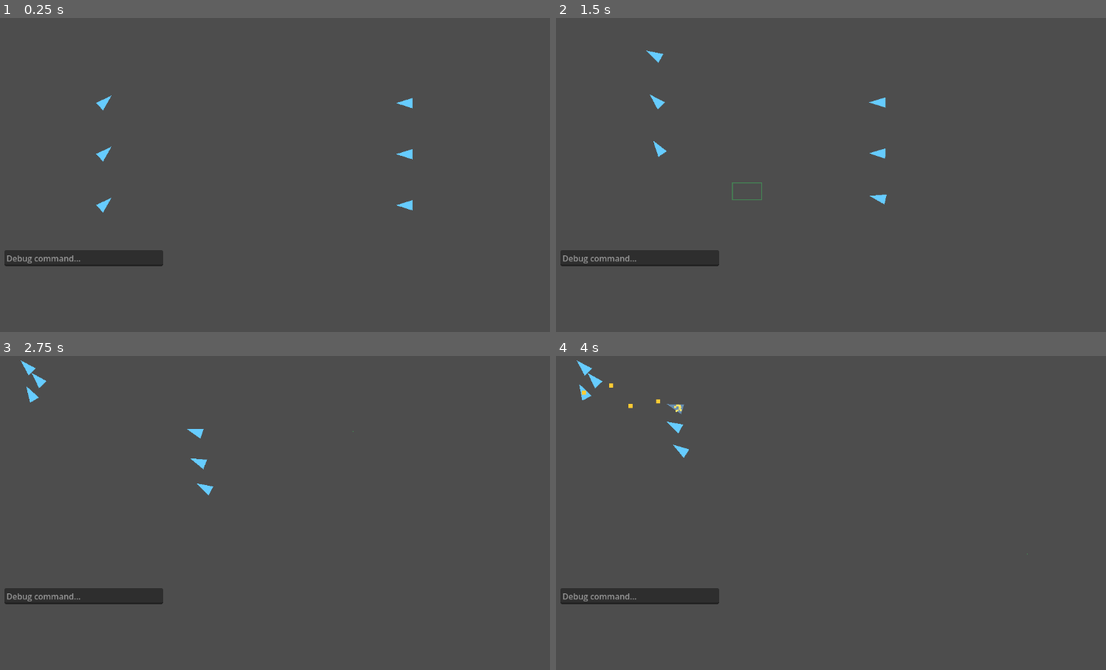
Above: before the commit, frames 1-4 (two rows, left to right).
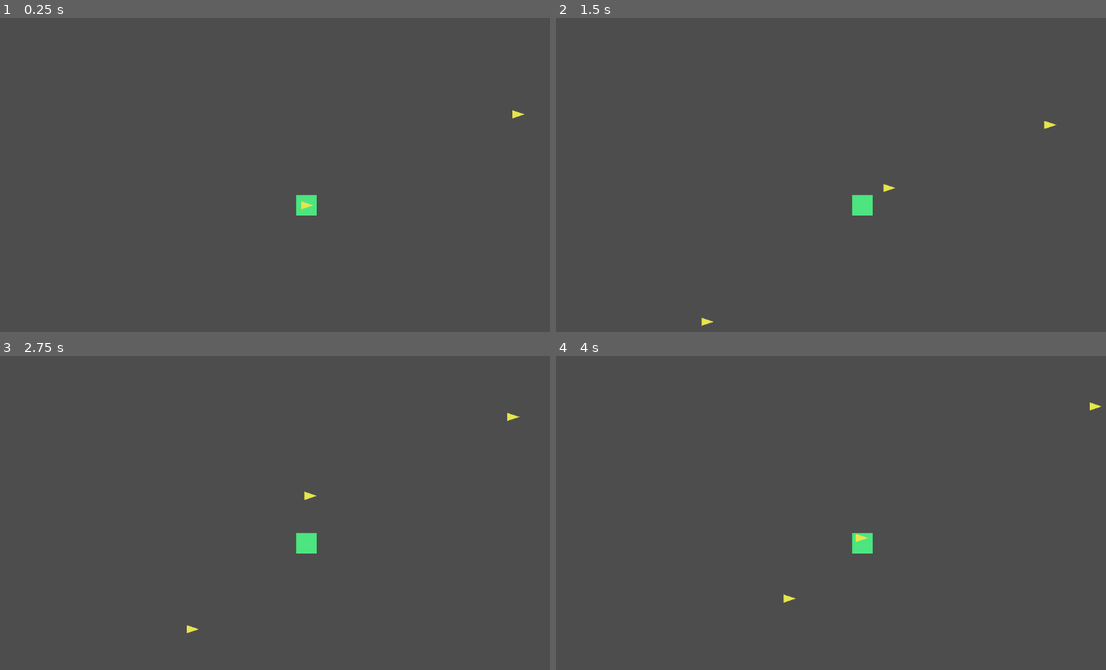
Above: after the commit, the same moments.

Repository: darthlemi/SpaceGame
Game: Godot game, scene res://scenes/campaign/campaign_scene.tscn
Two runs of this game, one before a commit and one after it. Both use one fixed random seed, a clock stepped at 60 frames per second and the inputs below. Before the commit the project starts from res://scenes/combat/combat_scene.tscn.
Inputs (mouse positions are in pixels of both pictures, inside the frame that each line leads up to):
- Up to frame 1 (0.25 s): no input
- Up to frame 2 (1.5 s): move the mouse to (979, 149) at 0.52 s; hold 4 (formation_box) 0.53-1.25 s; click (979, 149) at 0.67 s; drag from (732, 184) to (820, 231) at 1.27 s
- Up to frame 3 (2.75 s): move the mouse to (352, 431) at 2.02 s; hold 2 (formation_line) from 2.03 s (still down); click (352, 431) at 2.17 s
- Up to frame 4 (4 s): release 2 (formation_line) at 2.75 s; drag from (820, 569) to (671, 453) at 2.77 s; move the mouse to (1029, 553) at 3.52 s; hold 3 (formation_wedge) from 3.53 s (still down); click (1029, 553) at 3.67 s

The runs differ from the first frame. In frame 1, 2.0% of the frame differs, in the area x 0-96%, y 24-80%; in frame 2, 2.1%, in the area x 0-92%, y 10-99%; in frame 3, 2.1%; in frame 4, 2.1%.
Error before the commit: Trying to assign an array of type "Array" to a variable of type "Array[Ship]". (res://scripts/controllers/fleet_commander.gd:53)

Commit message:
Add game-over screen and make the campaign map the entry point

Diff:
--- a/project.godot
+++ b/project.godot
@@ -15,7 +15,7 @@
 [application]
 
 config/name="SpaceGame"
-run/main_scene="res://scenes/combat/combat_scene.tscn"
+run/main_scene="res://scenes/campaign/campaign_scene.tscn"
 config/features=PackedStringArray("4.7")
 
 [autoload]
--- /dev/null
+++ b/scenes/ui/game_over.tscn
@@ -0,0 +1,14 @@
+[gd_scene load_steps=2 format=3]
+
+[ext_resource type="Script" path="res://scripts/ui/game_over.gd" id="1"]
+
+[node name="GameOver" type="Control"]
+script = ExtResource("1")
+
+[node name="Label" type="Label" parent="."]
+offset_left = 450.0
+offset_top = 280.0
+offset_right = 750.0
+offset_bottom = 340.0
+theme_override_font_sizes/font_size = 48
+text = "Game Over"
--- /dev/null
+++ b/scripts/ui/game_over.gd
@@ -0,0 +1,5 @@
+extends Control
+
+func _unhandled_input(event: InputEvent) -> void:
+	if event.is_action_pressed("ui_cancel"):
+		get_tree().quit()
--- a/tests/run_tests.gd
+++ b/tests/run_tests.gd
@@ -73,6 +73,12 @@
 		print("FAIL [%s]: %s" % [home_base_test.resource_path, f])
 	total_failures += home_base_failures.size()
 
+	var game_over_test = preload("res://tests/test_game_over.gd")
+	var game_over_failures: Array[String] = await game_over_test.run_async(self)
+	for f in game_over_failures:
+		print("FAIL [%s]: %s" % [game_over_test.resource_path, f])
+	total_failures += game_over_failures.size()
+
 	if total_failures == 0:
 		print("All tests passed.")
 	else:
--- /dev/null
+++ b/tests/test_game_over.gd
@@ -0,0 +1,16 @@
+extends RefCounted
+
+const GameOverScene = preload("res://scenes/ui/game_over.tscn")
+
+static func run_async(tree: SceneTree) -> Array[String]:
+	var failures: Array[String] = []
+	var scene: Control = GameOverScene.instantiate()
+	tree.root.add_child(scene)
+	await tree.process_frame
+
+	var label: Label = scene.get_node("Label")
+	if label == null or label.text == "":
+		failures.append("expected a non-empty game-over label")
+
+	scene.queue_free()
+	return failures
